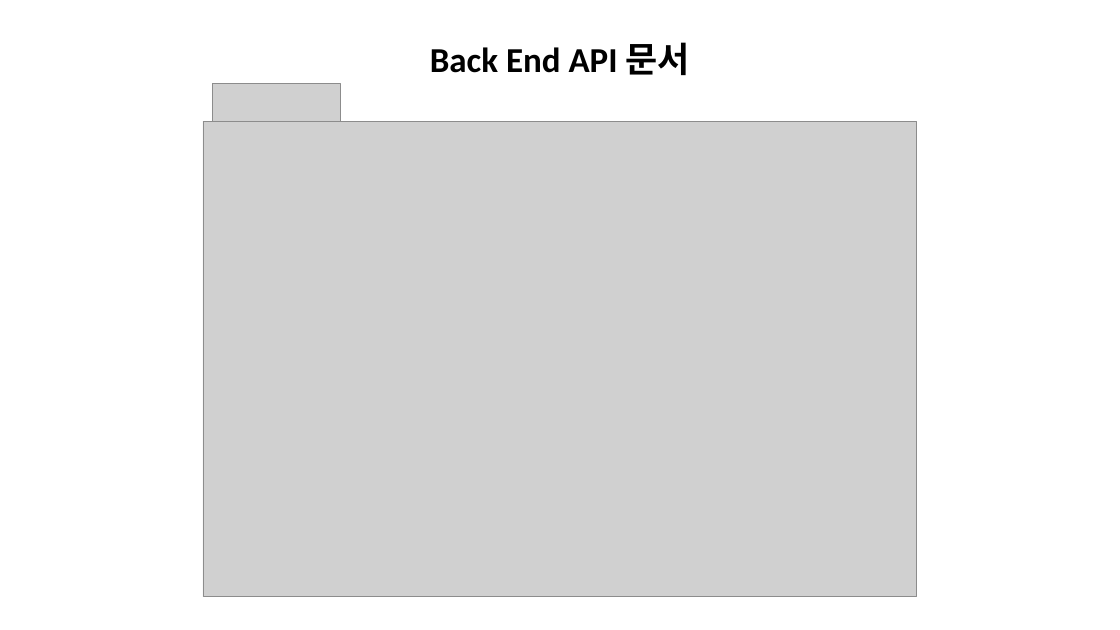
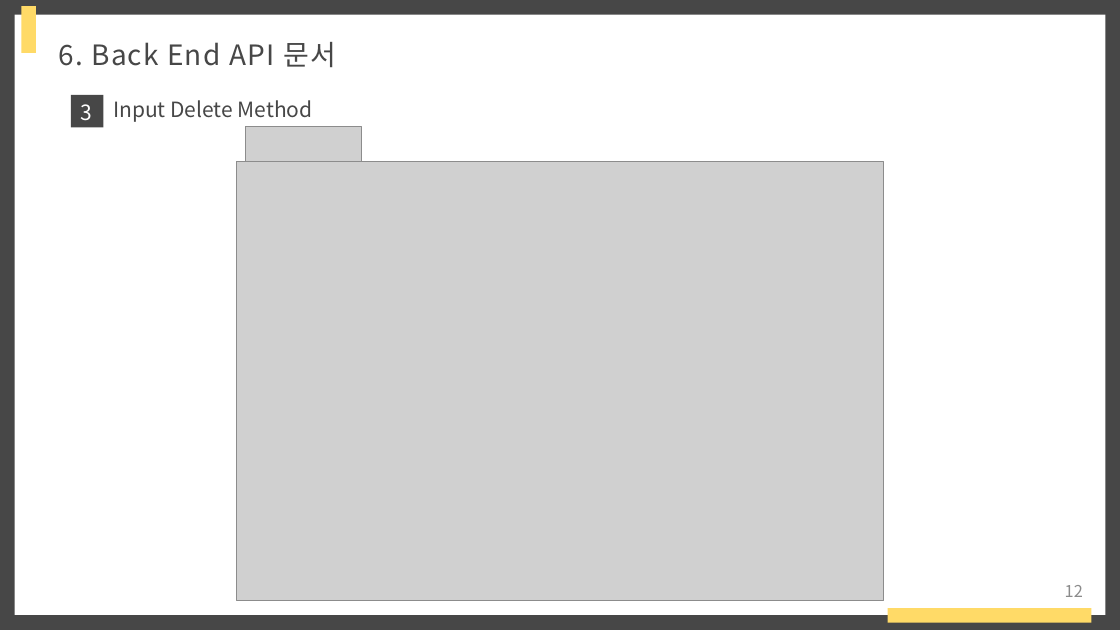
Before and after one commit to raccoon-coding/Eins-Internship, a slide deck: slide 12 of 아인스에스엔시 발표.pptx (slide 11 before the commit). Drawn at 1120x630 pixels with LibreOffice and Linux fonts; fonts in the diff are those of the drawing; grey boxes stand for pictures. Boxes give left, top, right and bottom in pixels: in the first picture for what was removed or moved away, otherwise in the second. Text is boxed around its words. In the diff, an @@ line names an element or a change of style, - is before the commit and + after.

```diff
--- a/아인스에스엔시 발표.pptx
+++ b/아인스에스엔시 발표.pptx
@@ background #FFFFFF to #474747 @@
@@ rectangle added at (14, 14, 1106, 615), fill #FFFFFF @@
@@ rectangle added at (21, 5, 36, 53), fill #FFDA67 @@
@@ text at (59, 42, 336, 67): text changed; size 30 to 24 pt; font Calibri to Noto Sans CJK KR; text colour #000000 to #474747; bold off @@
-Back End API 문서
+6. Back End API 문서
@@ rectangle added at (71, 95, 103, 128), fill #474747 @@
@@ text added at (81, 104, 93, 121), 18 pt, text #FFFFFF @@
+3
@@ text added at (113, 100, 313, 122), 18 pt, text #474747 @@
+Input Delete Method
@@ picture: place and size @@
-picture at (213, 84, 341, 138)
+picture at (245, 127, 361, 176)
@@ picture: place and size @@
-picture at (203, 121, 918, 597)
+picture at (237, 161, 884, 601)
@@ page number added at (1065, 585, 1083, 597), 14 pt, text #8C8C8C @@
+12
@@ rectangle added at (888, 608, 1091, 623), fill #FFDA67 @@
```
Also in this commit, not shown: 12 other slides changed, 1 slide added, 28 other files.
